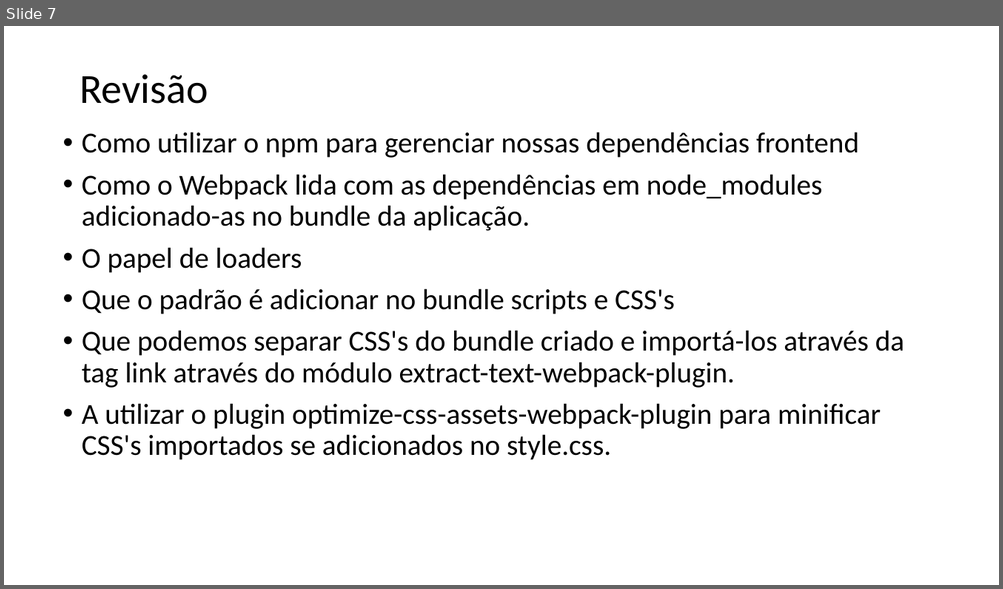
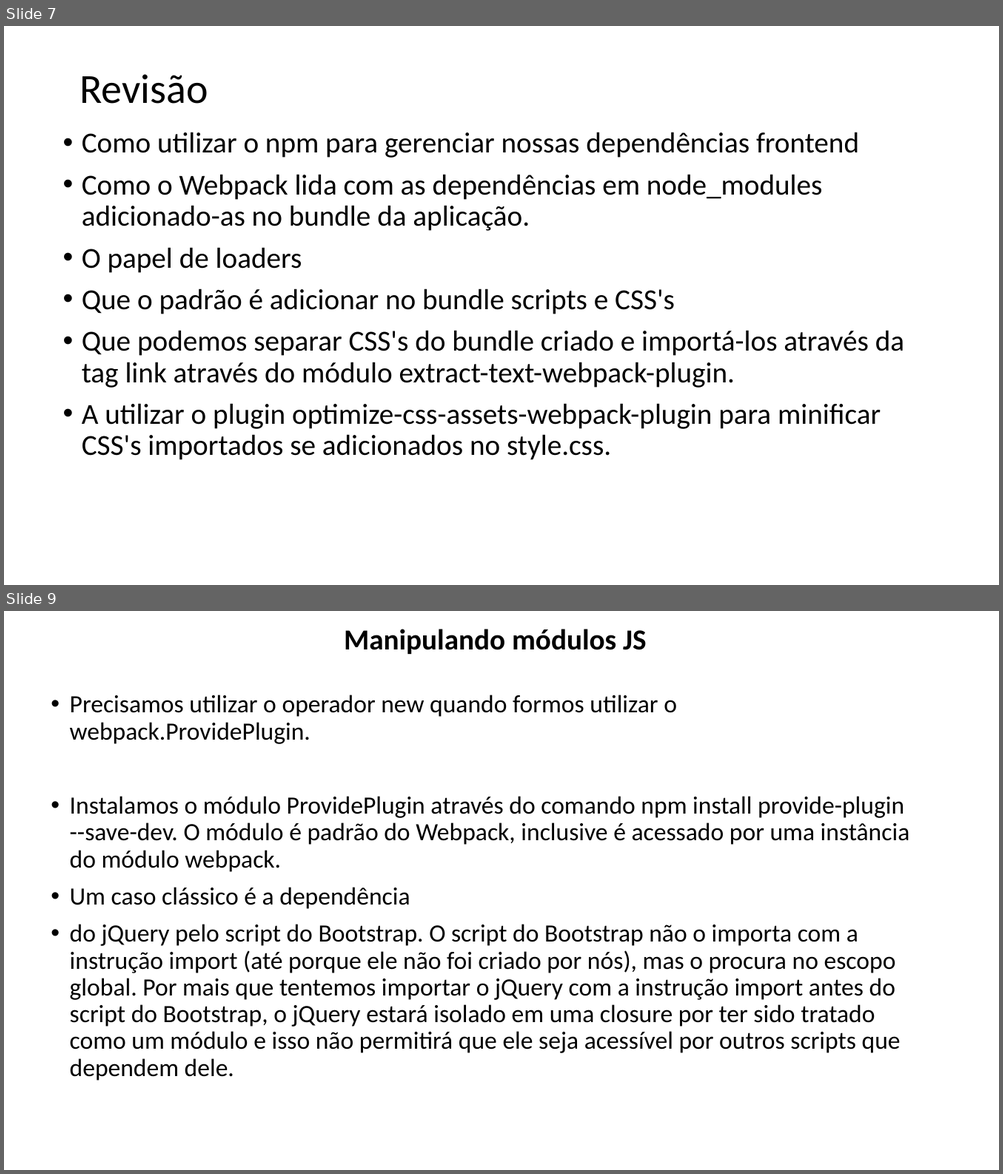
Before and after one commit to lacsousa/webpack, a slide deck: docs/Webpack-resumo.pptx. Shown one above the other, each under a label of ours: slide 7 before the commit, slides 7 and 9 after it; the slides between them are not shown. The pictures are 1003x589 and 1003x1174 pixels, drawn with LibreOffice and Linux fonts; fonts in the diff are those of the drawing. Boxes give left, top, right and bottom in pixels: in the first picture for what was removed or moved away, otherwise in the second. Text is boxed around its words. In the diff, an @@ line names an element or a change of style, - is before the commit and + after.

Commit message:
Manipulando módulos

```diff
--- a/docs/Webpack-resumo.pptx
+++ b/docs/Webpack-resumo.pptx
@@ slide 9 added at (4,611,999,1170), background #FFFFFF @@
@@ title added at (344,629,646,654), 28 pt, text #000000, bold @@
+Manipulando módulos JS
@@ text added at (70,695,910,1081), 24 pt, text #000000 @@
+• Precisamos utilizar o operador new quando formos utilizar o webpack.ProvidePlugin.
+• Instalamos o módulo ProvidePlugin através do comando npm install provide-plugin --save-dev. O módulo é padrão do Webpack, inclusive é acessado por uma instância do módulo webpack.
+• Um caso clássico é a dependência
+• do jQuery pelo script do Bootstrap. O script do Bootstrap não o importa com a instrução import (até porque ele não foi criado por nós), mas o procura no escopo global. Por mais que tentemos importar o jQuery com a instrução import antes do script do Bootstrap, o jQuery estará isolado em uma closure por ter sido tratado como um módulo e isso não permitirá que ele seja acessível por outros scripts que dependem dele.
```
Also in this commit, not shown: 1 other slide added, 3 slides removed, 4 other files.
